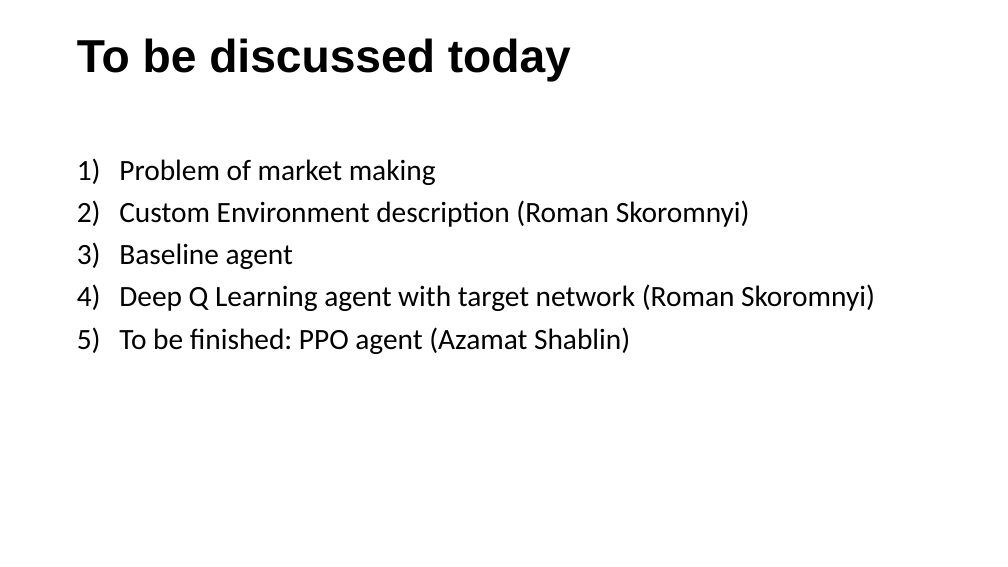
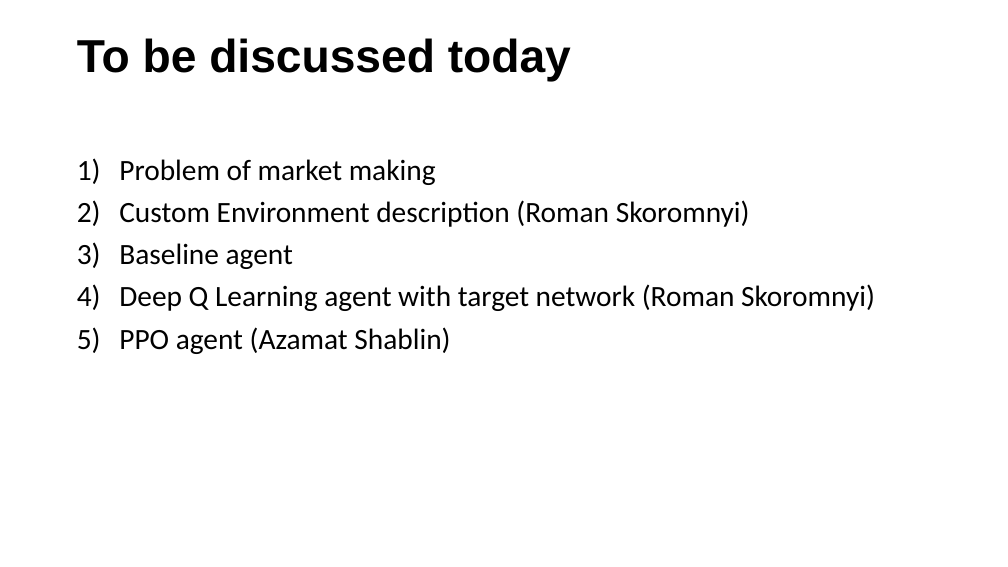
Before and after one commit to silentcontrol999/OTUS_RL_Project, a slide deck: slide 2 of presentation.pptx. Drawn at 1008x567 pixels with LibreOffice and Linux fonts; fonts in the diff are those of the drawing. Boxes give left, top, right and bottom in pixels: in the first picture for what was removed or moved away, otherwise in the second. Text is boxed around its words. In the diff, an @@ line names an element or a change of style, - is before the commit and + after.

```diff
--- a/presentation.pptx
+++ b/presentation.pptx
@@ text at [119,327,450,354]: text changed @@
-5) To be finished: PPO agent (Azamat Shablin)
+5) PPO agent (Azamat Shablin)
```
